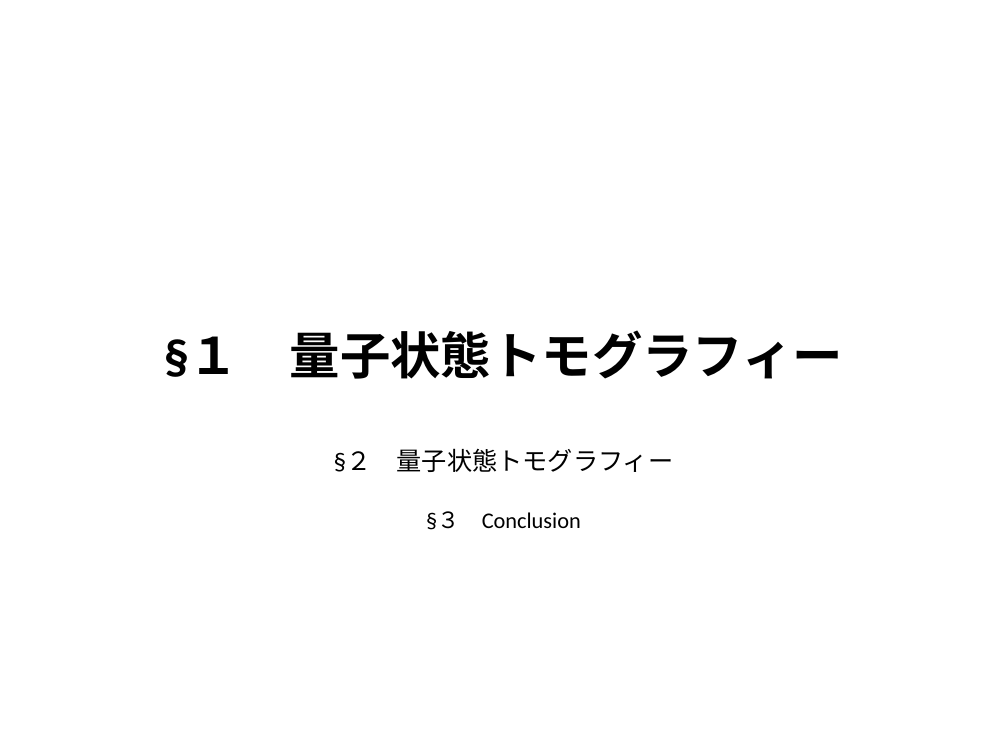
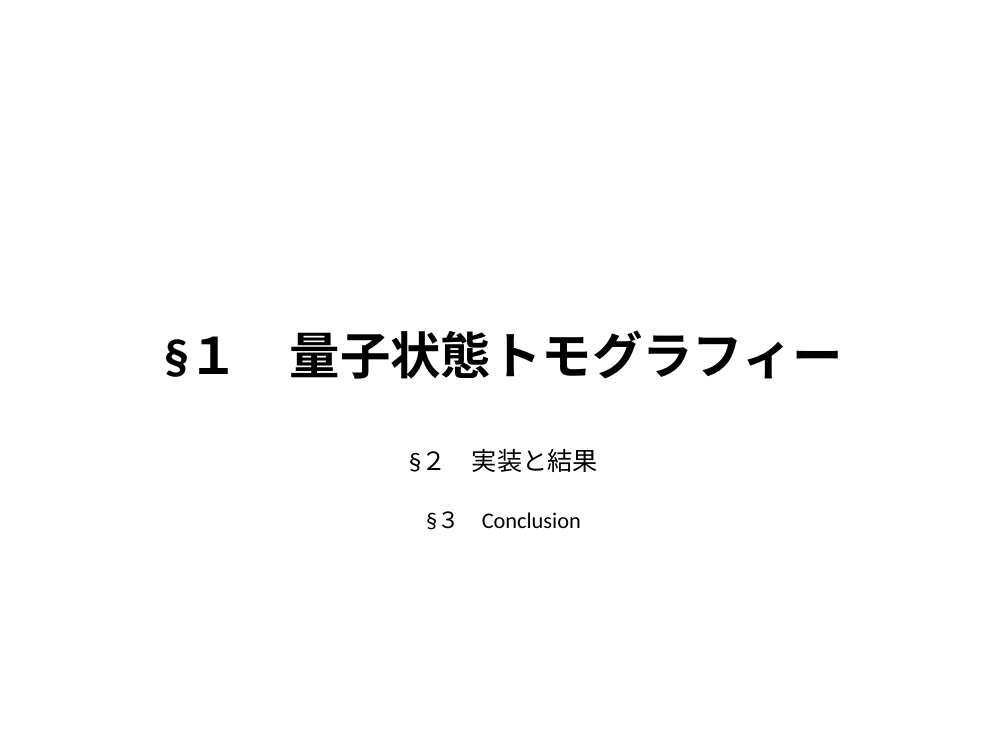
Before and after one commit to outk/graduate_thesis, a slide deck: slide 3 of 量子状態トモグラフィー.pptx (slide 2 before the commit). Drawn at 1008x756 pixels with LibreOffice and Linux fonts; fonts in the diff are those of the drawing. Boxes give left, top, right and bottom in pixels: in the first picture for what was removed or moved away, otherwise in the second. Text is boxed around its words. In the diff, an @@ line names an element or a change of style, - is before the commit and + after.

```diff
--- a/量子状態トモグラフィー.pptx
+++ b/量子状態トモグラフィー.pptx
@@ title at <box>164,330,843,530</box>: text changed @@
-§１ 量子状態トモグラフィー
-§２ 量子状態トモグラフィー
-§３ Conclusion
+§１ 量子状態トモグラフィー
+§２ 実装と結果
+§３ Conclusion
```
Also in this commit, not shown: 11 other slides changed, 7 slides added, 2 slides removed.
